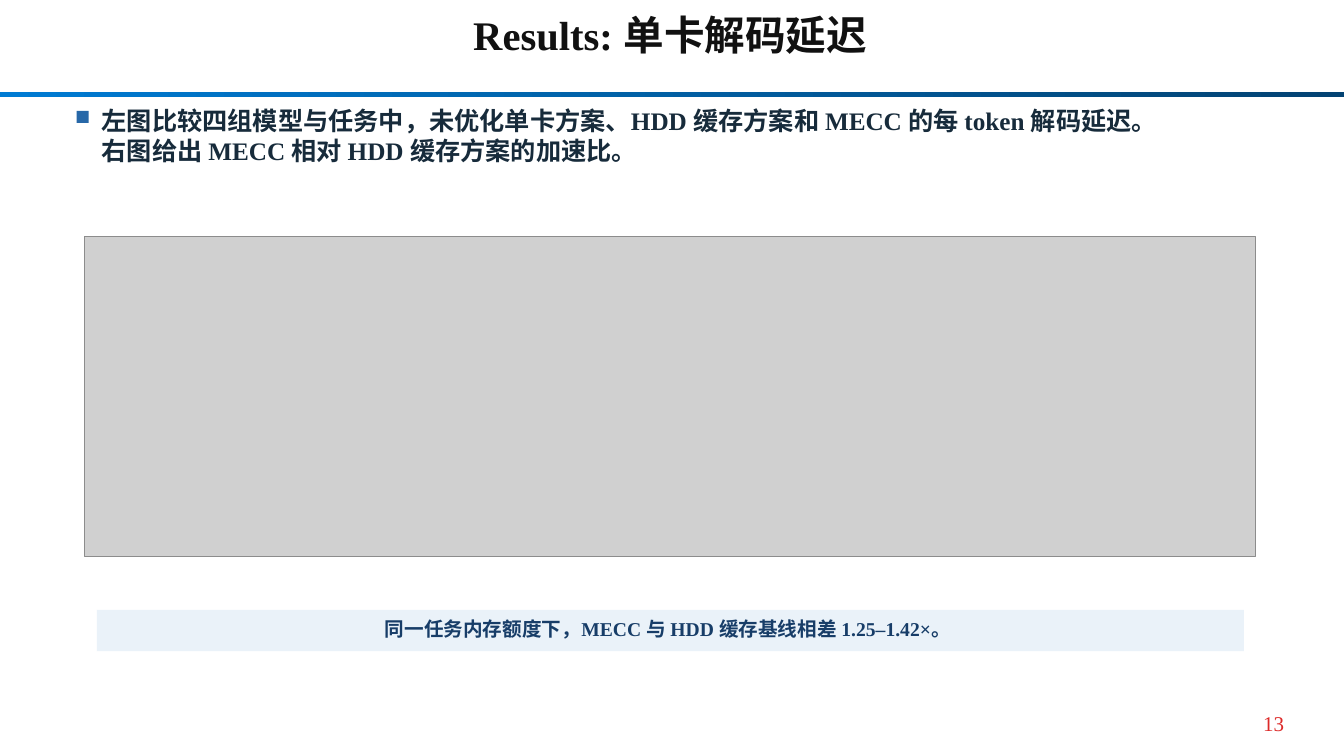
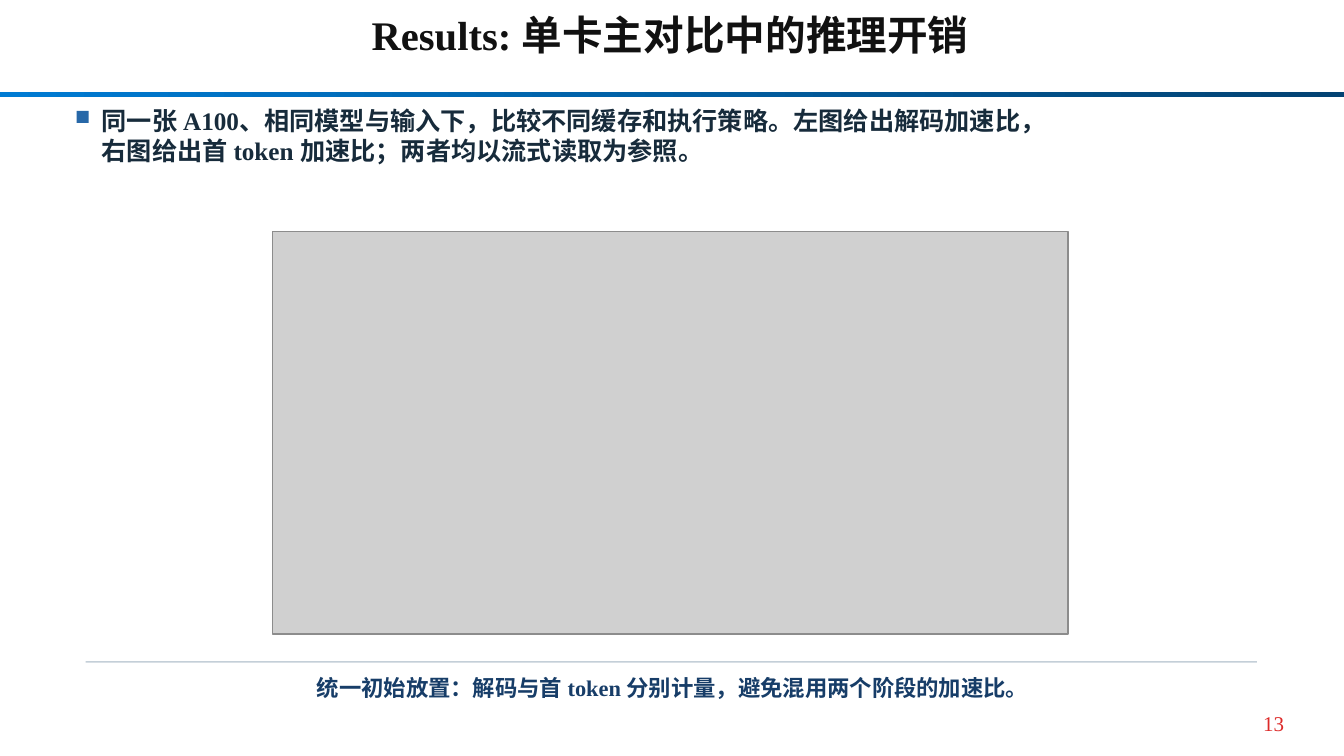
Before and after one commit to Kirihara-Yun/mecc_package, a slide deck: slide 13 of mecc_package/paper/current/MECC_HPCA_current.pptx. Drawn at 1344x756 pixels with LibreOffice and Linux fonts; fonts in the diff are those of the drawing; grey boxes stand for pictures. Boxes give left, top, right and bottom in pixels: in the first picture for what was removed or moved away, otherwise in the second. Text is boxed around its words. In the diff, an @@ line names an element or a change of style, - is before the commit and + after.

Commit message:
slides: synchronize group meeting figures with R27 and audit disclosures

```diff
--- a/mecc_package/paper/current/MECC_HPCA_current.pptx
+++ b/mecc_package/paper/current/MECC_HPCA_current.pptx
@@ text at (372, 15, 969, 54): text changed @@
-Results: 单卡解码延迟
+Results: 单卡主对比中的推理开销
@@ text at (102, 109, 1045, 165): text changed @@
-左图比较四组模型与任务中，未优化单卡方案、HDD 缓存方案和 MECC 的每 token 解码延迟。
-右图给出 MECC 相对 HDD 缓存方案的加速比。
+同一张 A100、相同模型与输入下，比较不同缓存和执行策略。左图给出解码加速比，
+右图给出首 token 加速比；两者均以流式读取为参照。
@@ picture: place and size @@
-picture at (85, 237, 1256, 557)
+picture at (272, 232, 1068, 634)
@@ rectangle: place and size @@
-rectangle at (97, 610, 1244, 651)
+rectangle at (86, 661, 1257, 662)
@@ rectangle at (86, 661, 1257, 662): fill #EAF2F9 to #C4CFD8 @@
@@ text at (317, 677, 1029, 699): text changed; size 14 to 16 pt @@
-同一任务内存额度下，MECC 与 HDD 缓存基线相差 1.25–1.42×。
+统一初始放置：解码与首 token 分别计量，避免混用两个阶段的加速比。
```
Also in this commit, not shown: 3 other slides changed, 7 slides added, 2 slides removed, 41 other files.
